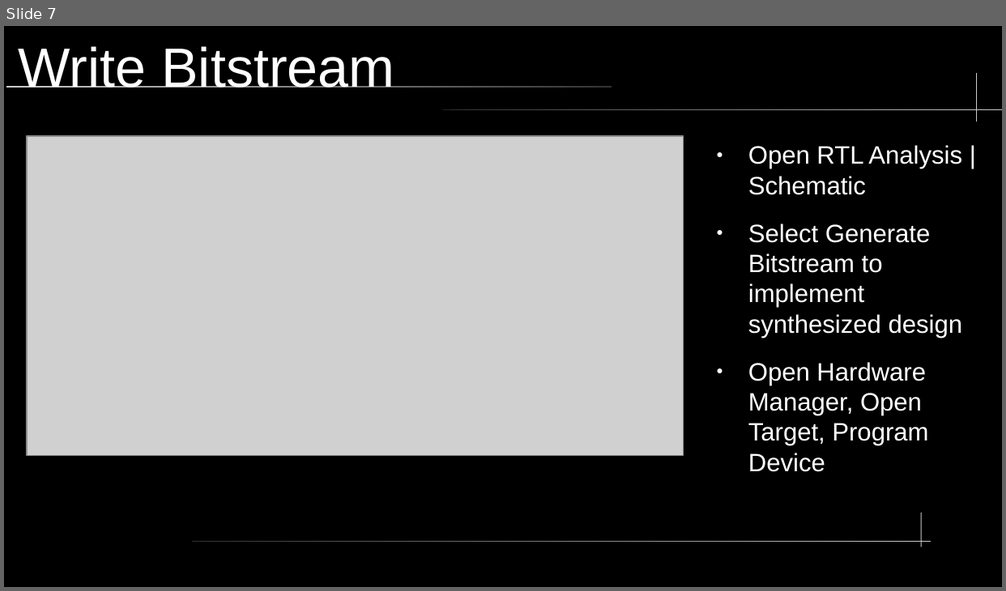
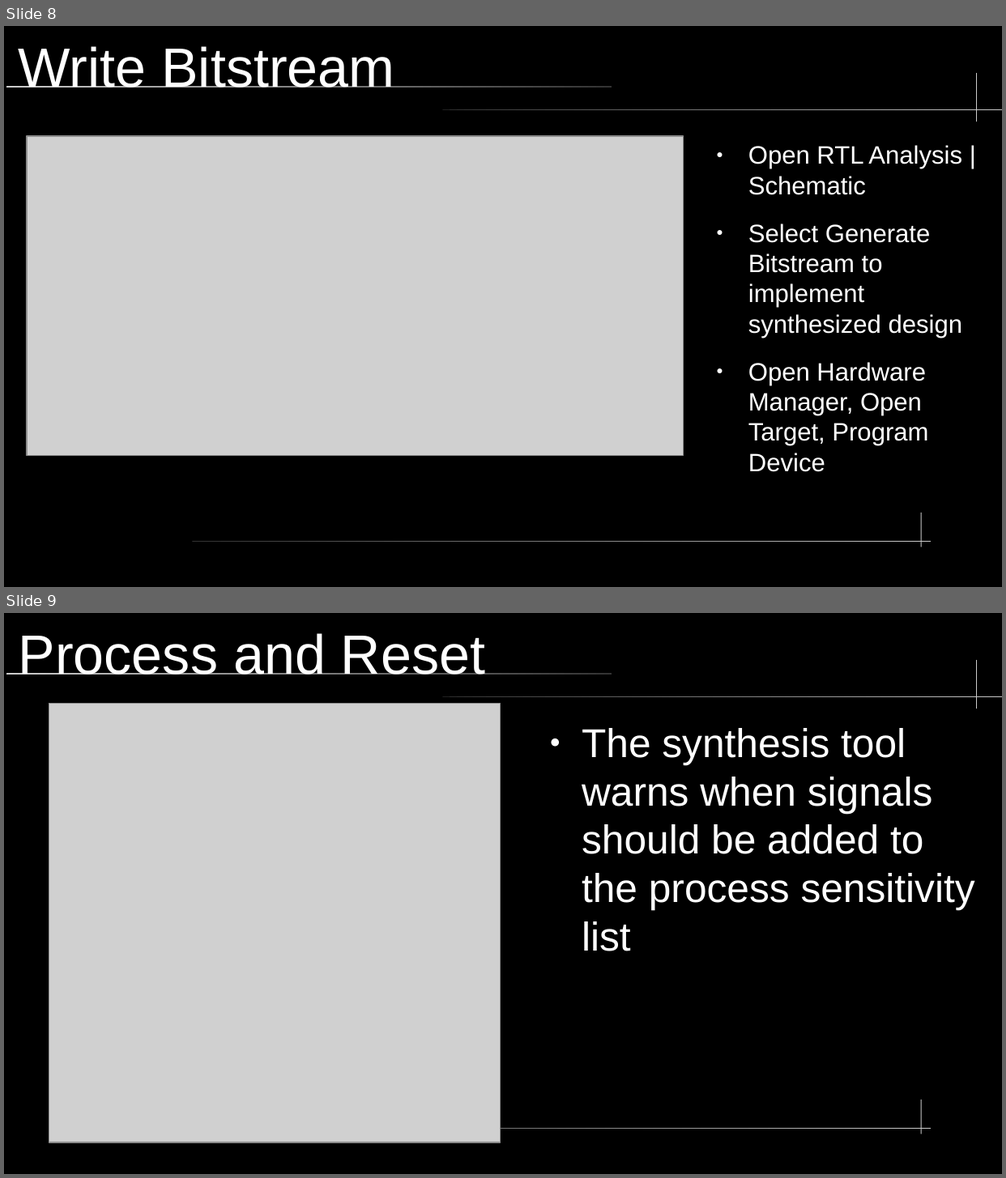
Before and after one commit to neiderm/retro_comp_fpga, a slide deck: docs/soc_t80_vga.odp. Shown one above the other, each under a label of ours: slide 7 before the commit, slides 8 and 9 after it. The pictures are 1006x591 and 1006x1178 pixels, drawn with LibreOffice and Linux fonts; fonts in the diff are those of the drawing; grey boxes stand for pictures; background and template pictures are left out. Boxes give left, top, right and bottom in pixels: in the first picture for what was removed or moved away, otherwise in the second. Text is boxed around its words. In the diff, an @@ line names an element or a change of style, - is before the commit and + after.

Commit message:
Reset switch process

```diff
--- a/docs/soc_t80_vga.odp
+++ b/docs/soc_t80_vga.odp
@@ slide 9 added at [4, 613, 1002, 1174], background #000000; not listed: 5 template elements that a slide beside it also shows @@
@@ title added at [19, 633, 485, 675], 44 pt, text #FFFFFF @@
+Process and Reset
@@ picture added at [49, 704, 501, 1143] @@
@@ text added at [582, 728, 975, 952], 32 pt, text #FFFFFF @@
+● The synthesis tool warns when signals should be added to the process sensitivity list
@@ what was slide 7 is now slide 8 @@
```
Also in this commit, not shown: 1 other slide added, 2 other files.
